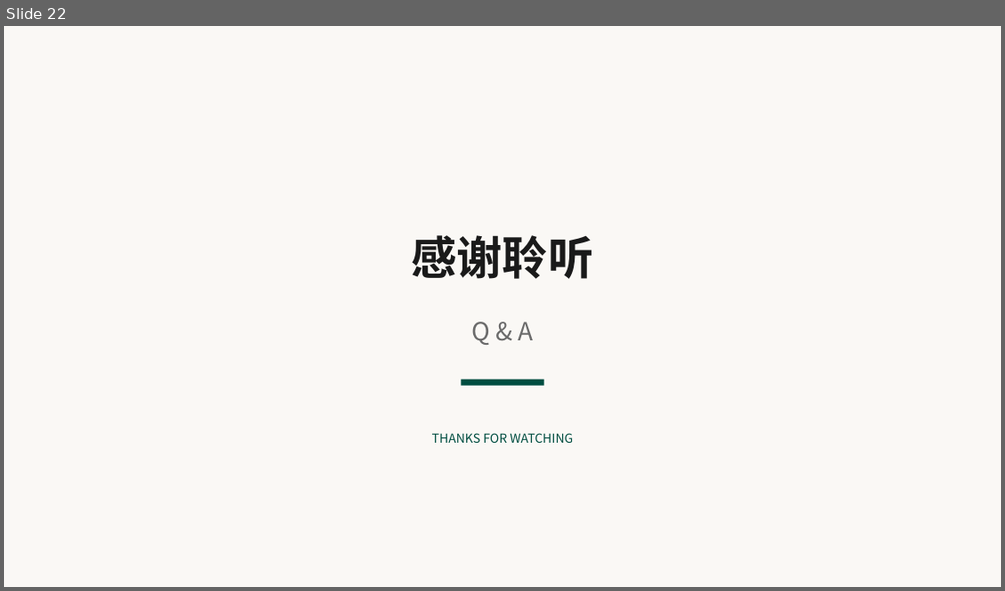
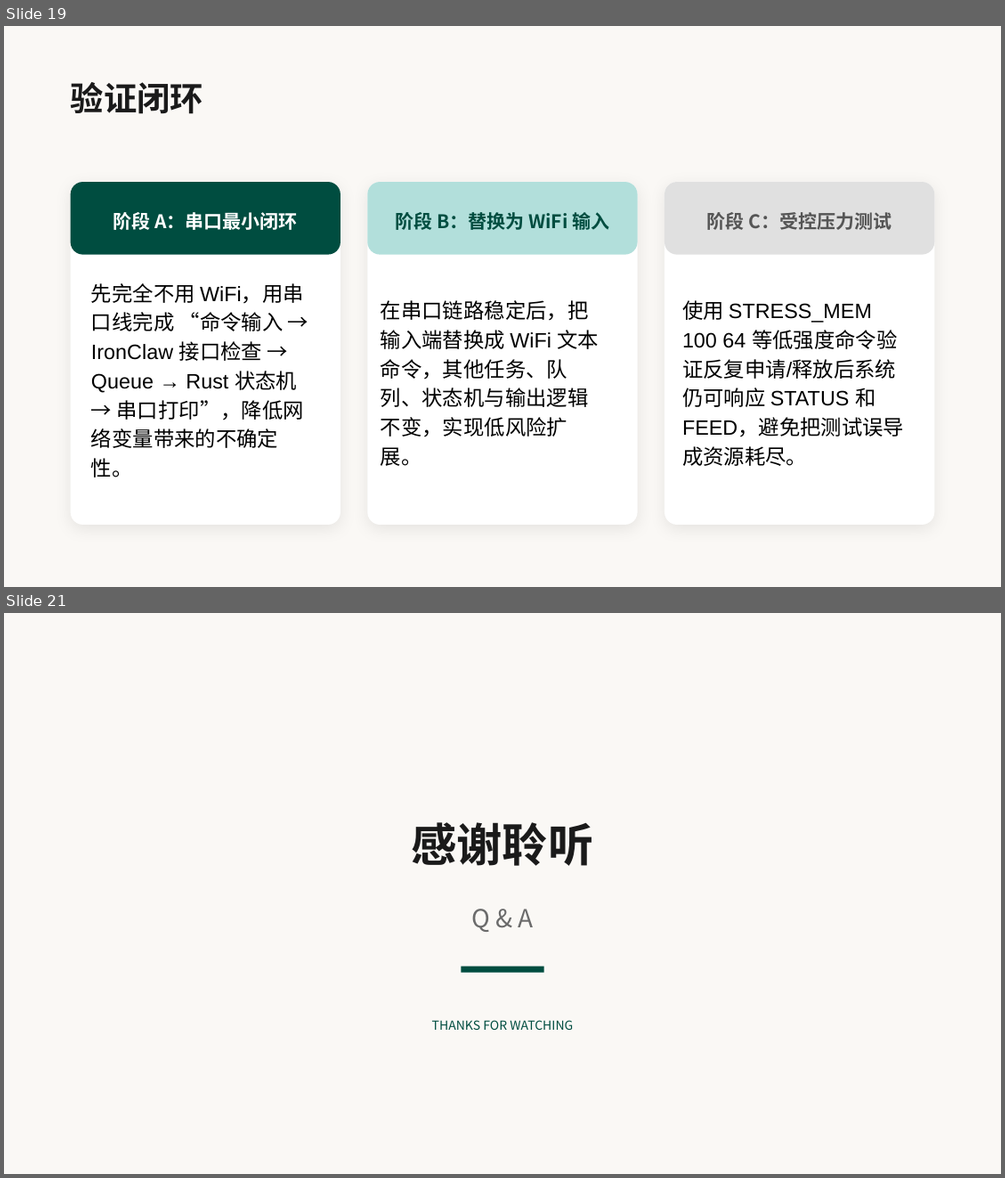
Before and after one commit to OSH-2026/Vexilon, a slide deck: docs/Vexilon项目汇报：基于Rust与IronClaw重构LiteOS-M内核.pptx. Shown one above the other, each under a label of ours: slide 22 before the commit, slides 19 and 21 after it; the slides between them are not shown. The pictures are 1005x591 and 1005x1178 pixels, drawn with LibreOffice and Linux fonts; fonts in the diff are those of the drawing. Boxes give left, top, right and bottom in pixels: in the first picture for what was removed or moved away, otherwise in the second. Text is boxed around its words. In the diff, an @@ line names an element or a change of style, - is before the commit and + after.

```diff
--- a/docs/Vexilon项目汇报：基于Rust与IronClaw重构LiteOS-M内核.pptx
+++ b/docs/Vexilon项目汇报：基于Rust与IronClaw重构LiteOS-M内核.pptx
@@ slide 19 added at [4, 26, 1001, 587], background #FAF8F5 @@
@@ text added at [71, 82, 203, 114], 32 pt, text #1A1A1A, bold @@
+验证闭环
@@ rounded rectangle added at [71, 182, 340, 524], fill #FFFFFF @@
@@ rounded rectangle added at [71, 182, 340, 254], fill #004D40 @@
@@ rounded rectangle added at [367, 182, 638, 524], fill #FFFFFF @@
@@ rounded rectangle added at [367, 182, 638, 254], fill #B2DFDB @@
@@ rounded rectangle added at [664, 182, 934, 524], fill #FFFFFF @@
@@ rounded rectangle added at [664, 182, 934, 254], fill #E0E0E0 @@
@@ text added at [113, 212, 297, 230], 18 pt, text #FFFFFF, bold @@
+阶段 A：串口最小闭环
@@ text added at [396, 212, 609, 230], 18 pt, text #004D40, bold @@
+阶段 B：替换为 WiFi 输入
@@ text added at [707, 212, 892, 230], 18 pt, text #555555, bold @@
+阶段 C：受控压力测试
@@ text added at [91, 283, 304, 477], 20 pt, text #000000 @@
+先完全不用 WiFi，用串口线完成 “命令输入 → IronClaw 接口检查 → Queue → Rust 状态机 → 串口打印”，降低网络变量带来的不确定性。
@@ text added at [380, 300, 599, 466], 20 pt, text #000000 @@
+在串口链路稳定后，把输入端替换成 WiFi 文本命令，其他任务、队列、状态机与输出逻辑不变，实现低风险扩展。
@@ text added at [682, 300, 904, 466], 20 pt, text #000000 @@
+使用 STRESS_MEM 100 64 等低强度命令验证反复申请/释放后系统仍可响应 STATUS 和 FEED，避免把测试误导成资源耗尽。
@@ what was slide 22 is now slide 21 @@
```
Also in this commit, not shown: 8 slides changed, 9 other slides added, 11 slides removed.
